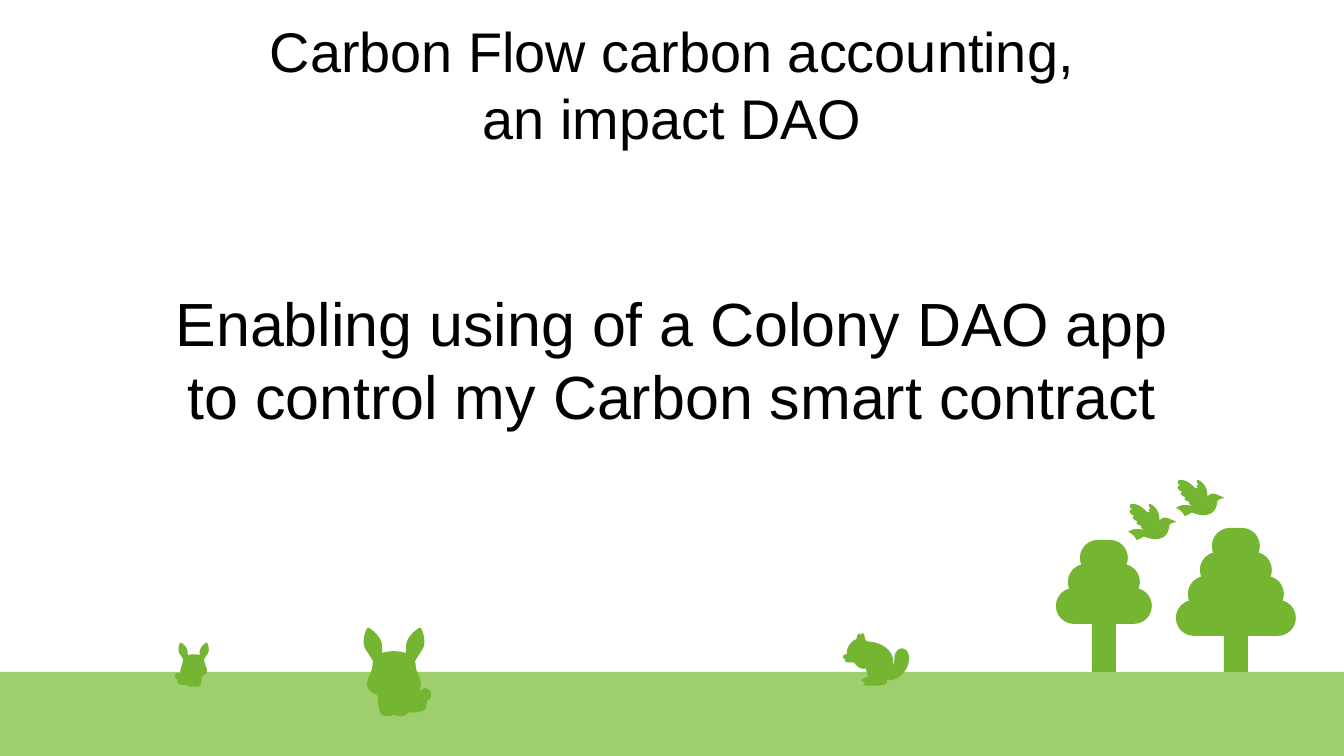
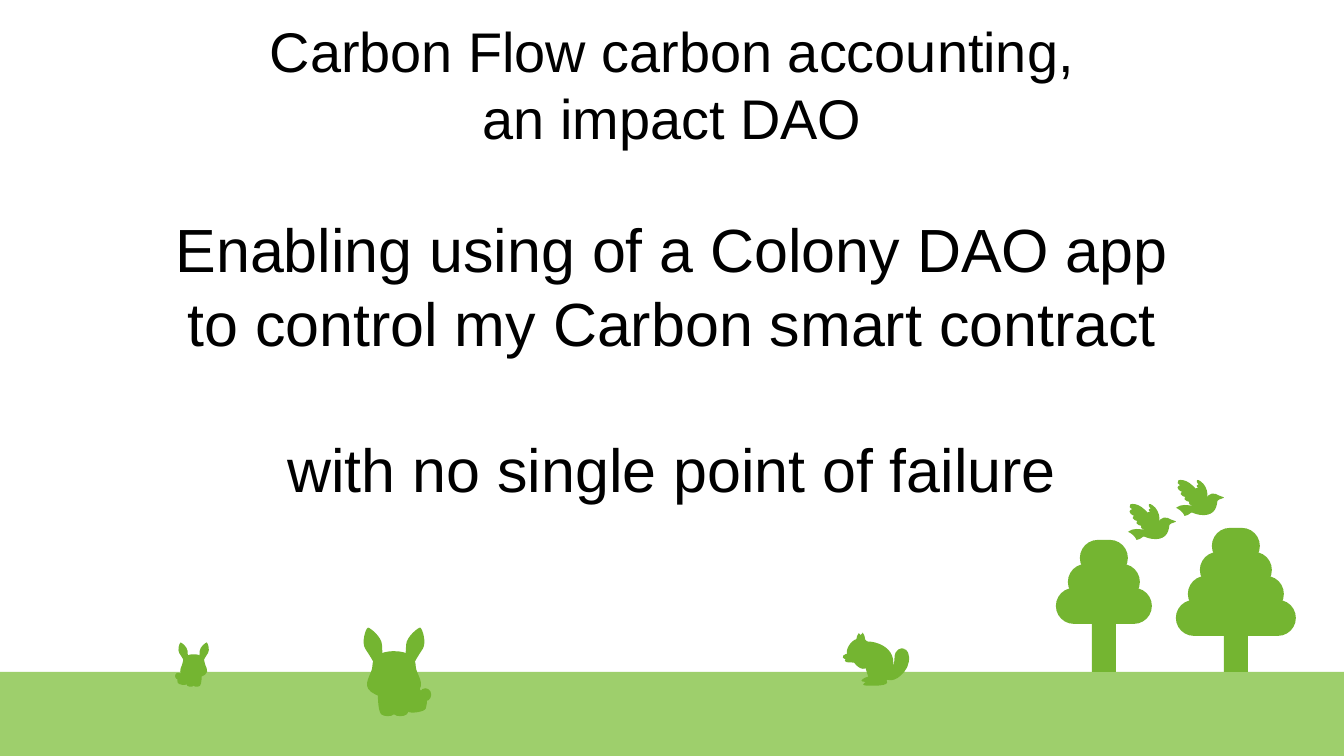
Before and after one commit to vporton/carbon-flow, a slide deck: slide 1 of doc/presentation.odp. Drawn at 1344x756 pixels with LibreOffice and Linux fonts; fonts in the diff are those of the drawing. Boxes give left, top, right and bottom in pixels: in the first picture for what was removed or moved away, otherwise in the second. Text is boxed around its words. In the diff, an @@ line names an element or a change of style, - is before the commit and + after.

Commit message:
presentation

```diff
--- a/doc/presentation.odp
+++ b/doc/presentation.odp
@@ subtitle at [287,447,1056,503]: paragraph added @@
+with no single point of failure
```
Also in this commit, not shown: 1 other slide changed.
